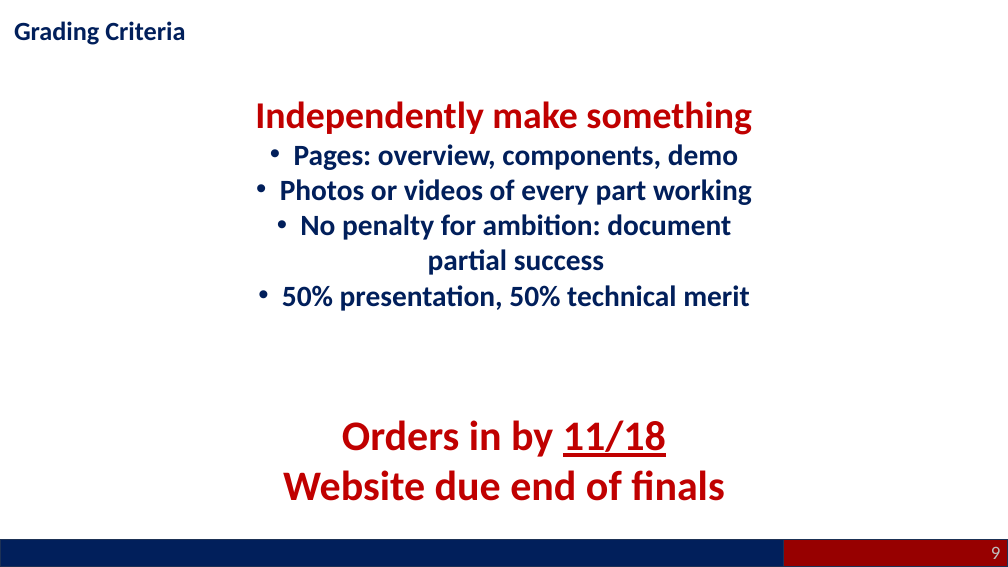
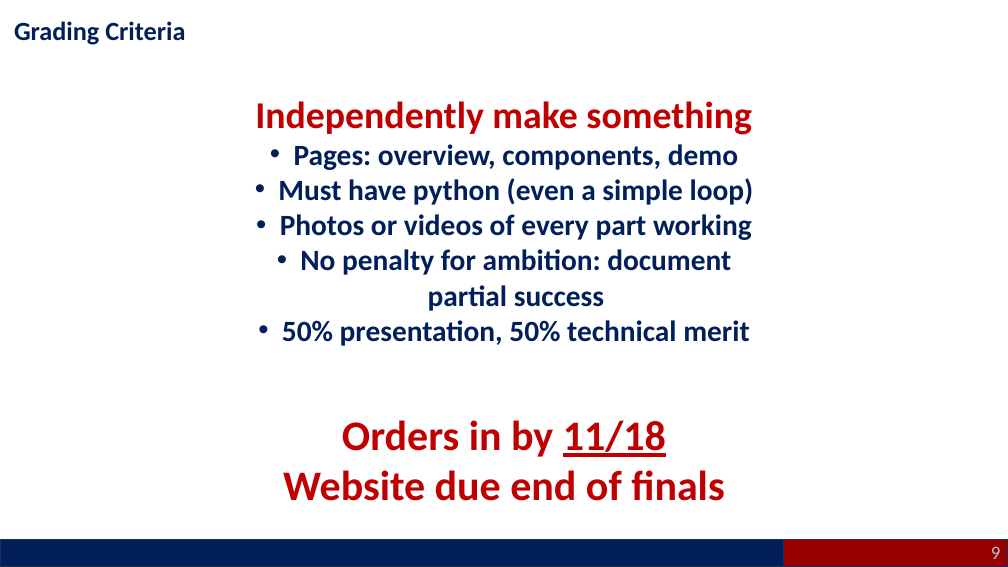
Before and after one commit to natrask/engr1050-fall2026, a slide deck: slide 9 of NewMaterial/Lecture22/Lecture_22.pptx. Drawn at 1008x567 pixels with LibreOffice and Linux fonts; fonts in the diff are those of the drawing. Boxes give left, top, right and bottom in pixels: in the first picture for what was removed or moved away, otherwise in the second. Text is boxed around its words. In the diff, an @@ line names an element or a change of style, - is before the commit and + after.

```diff
--- a/NewMaterial/Lecture22/Lecture_22.pptx
+++ b/NewMaterial/Lecture22/Lecture_22.pptx
@@ text at bbox=[278, 178, 754, 205]: paragraph added @@
+• Must have python (even a simple loop)
```
Also in this commit, not shown: 1 other file.
